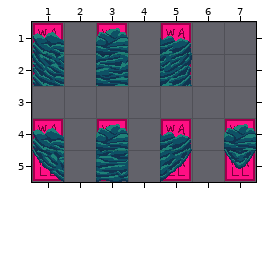
Tiled map, stored at Assets/Maps/Tilemaps/forest-automap/rule_15.tmx. The first picture shows the starting point.
Cells are 32x32 px. Shown: x 1..7, y 1..5.
New version:
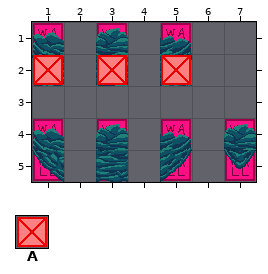
Key: from "forest-terrain": A 39.
_ is an empty cell.
Tiles of an added or newly shown layer are drawn over the layers below it.
Changes in this commit:
Changed rows in their new state; . is an unchanged cell.
Layer "inputnot_wall_layout" (added):
first column x 1:
2 A.A.A
Pixel boxes of the changes (left, top, right, bottom) in both pictures:
added: (33, 55, 63, 85)
added: (97, 55, 127, 85)
added: (161, 55, 191, 85)
